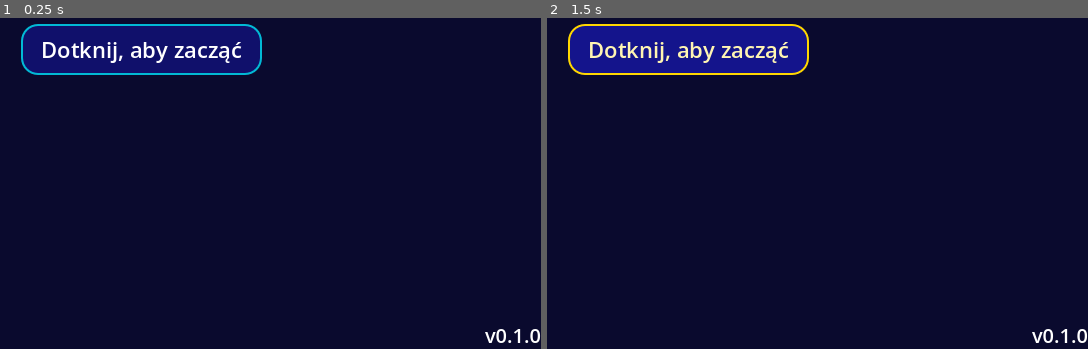
Above: before the commit, frames 1-2 (left to right).
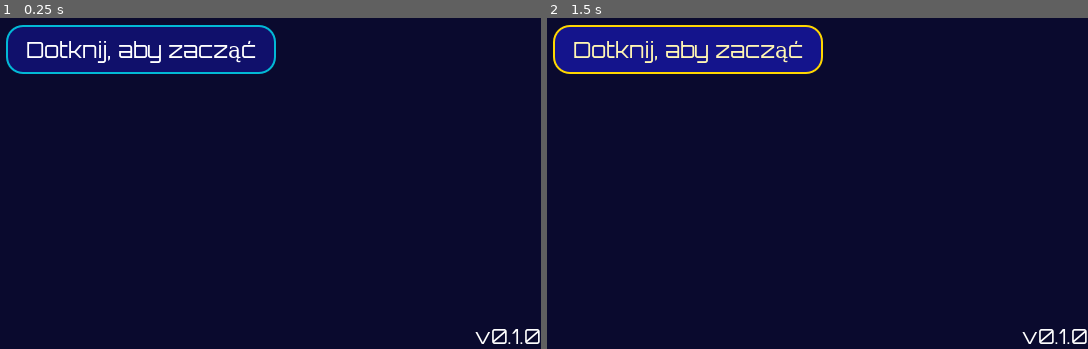
Above: after the commit, the same moments.

Repository: kijankaa/mathhero
Game: Godot game, scene res://scenes/ui/splash_screen.tscn
The game is run twice, just before and just after one commit, with the same random seed, the same clock (stepped at 60 frames per second) and the same inputs.
Inputs:
- Up to frame 1 (0.25 s): no input
- Up to frame 2 (1.5 s): click "Dotknij, aby zacząć" at 0.5 s; click "Dotknij, aby zacząć" at 1.25 s

The runs differ from the first frame. In frame 1, 2.9% of the frame differs, in the area x 1-100%, y 1-99%; in frame 2, 2.9%.
Error in both runs: Invalid access to property or key 'APP_VERSION' on a base object of type 'Nil'. (res://scripts/ui/splash_screen.gd:11)

Commit message:
feat: Orbitron font — sci-fi kosmiczny krój pisma
- Pobrano Orbitron.ttf z Google Fonts (variable font, CC BY 4.0)
- Zarejestrowano jako default_font w game_theme.tres
- Wszystkie napisy w grze używają teraz Orbitron

Co-Authored-By: Claude Sonnet 4.6 <noreply@anthropic.com>

Diff:
--- a/MathHero/assets/theme/game_theme.tres
+++ b/MathHero/assets/theme/game_theme.tres
@@ -1,4 +1,6 @@
-[gd_resource type="Theme" load_steps=9 format=3]
+[gd_resource type="Theme" load_steps=10 format=3]
+
+[ext_resource type="FontFile" path="res://assets/fonts/Orbitron.ttf" id="1_font"]
 
 [sub_resource type="StyleBoxFlat" id="StyleBoxFlat_btn_normal"]
 bg_color = Color(0.063, 0.063, 0.42, 1)
@@ -115,6 +117,7 @@
 [sub_resource type="StyleBoxEmpty" id="StyleBoxEmpty_focus"]
 
 [resource]
+default_font = ExtResource("1_font")
 default_font_size = 20
 Button/colors/font_color = Color(1, 1, 1, 1)
 Button/colors/font_hover_color = Color(1, 0.96, 0.7, 1)
Binary file added: MathHero/assets/fonts/Orbitron.ttf
